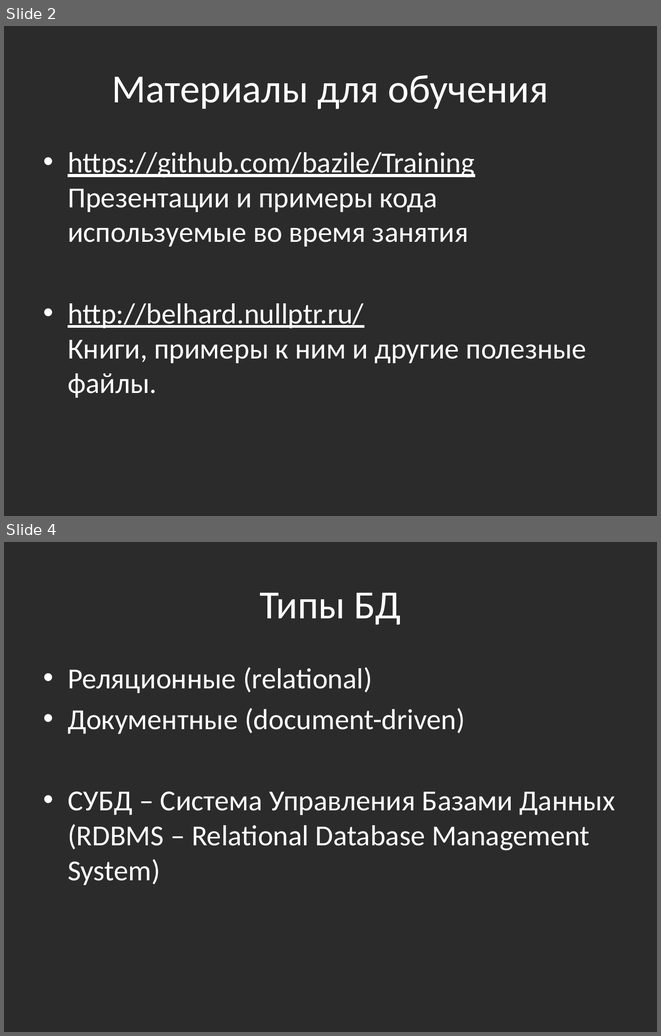
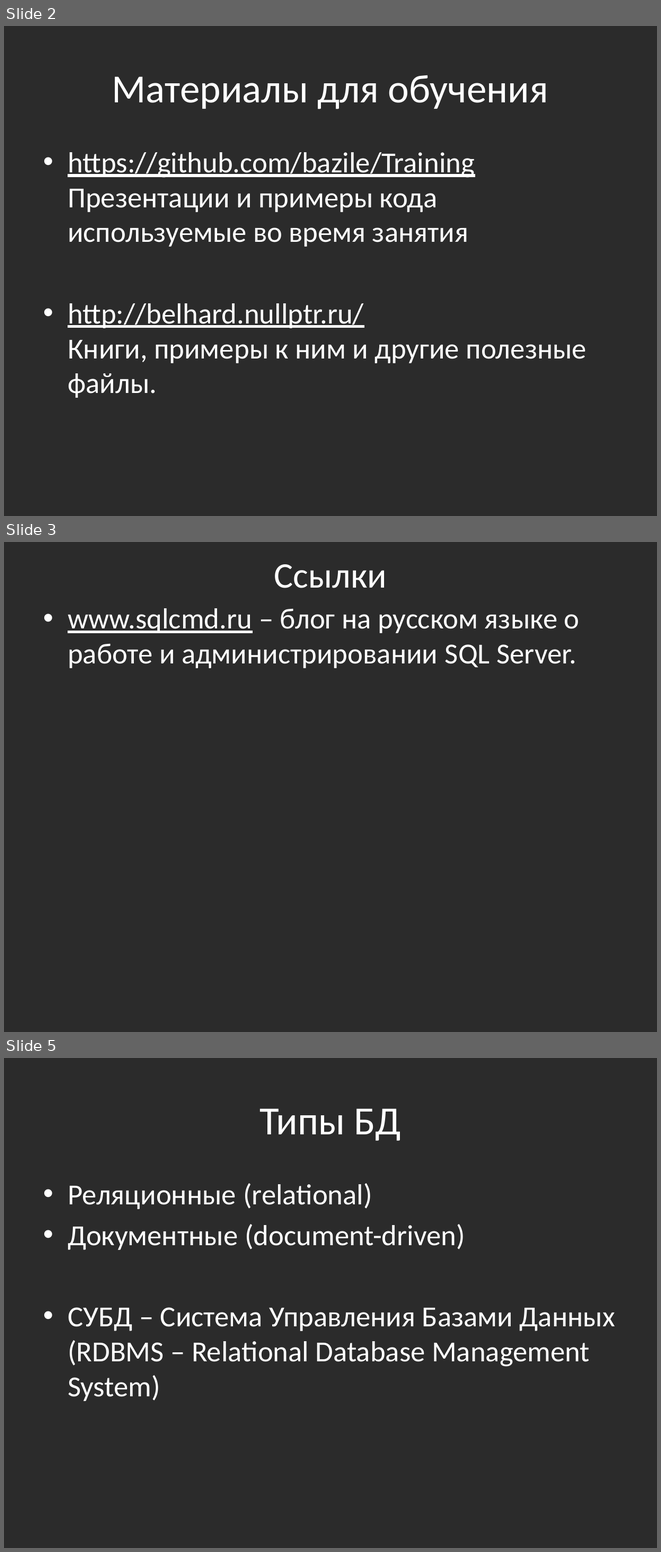
Before and after one commit to bazile/Training, a slide deck: Presentation/lesson-09-sql.pptx. Shown one above the other, each under a label of ours: slides 2 and 4 before the commit, slides 2, 3 and 5 after it; the slides between them are not shown. The pictures are 661x1036 and 661x1552 pixels, drawn with LibreOffice and Linux fonts; fonts in the diff are those of the drawing; background and template pictures are left out; a plain dark background stands for a picture behind light text. Boxes give left, top, right and bottom in pixels: in the first picture for what was removed or moved away, otherwise in the second. Text is boxed around its words. In the diff, an @@ line names an element or a change of style, - is before the commit and + after.

```diff
--- a/Presentation/lesson-09-sql.pptx
+++ b/Presentation/lesson-09-sql.pptx
@@ slide 3 added at [4, 542, 657, 1032], background picture (left out) @@
@@ title added at [274, 564, 387, 588], 39.6 pt, text #FFFFFF @@
+Ссылки
@@ text added at [68, 608, 580, 668], 32 pt, text #FFFFFF @@
+• www.sqlcmd.ru – блог на русском языке о работе и администрировании SQL Server.
@@ what was slide 4 is now slide 5 @@
```
Also in this commit, not shown: 5 other files.
